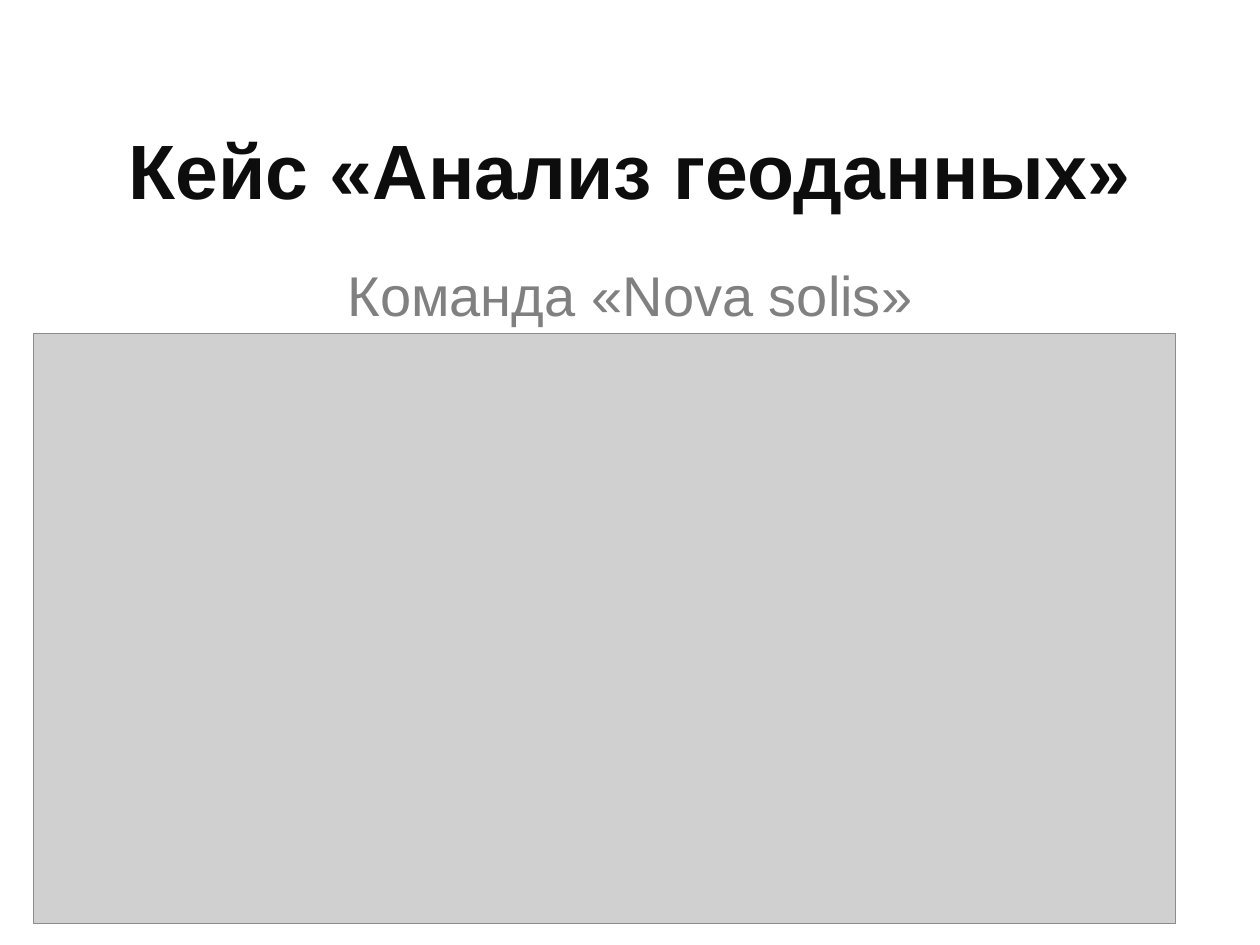
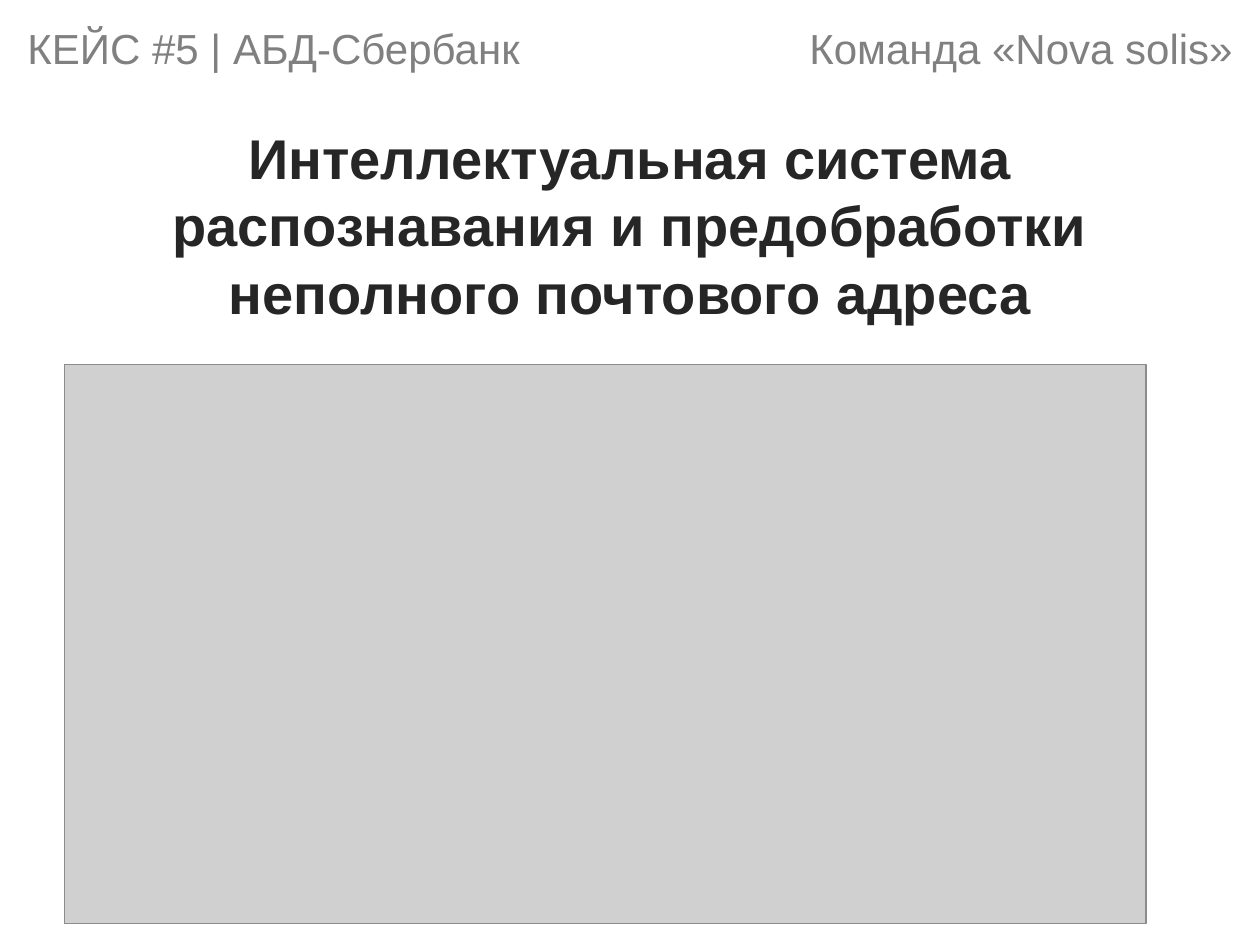
Before and after one commit to novaesolis/address-normalizer, a slide deck: slide 1 of presentation/Nova solis.pptx. Drawn at 1260x945 pixels with LibreOffice and Linux fonts; fonts in the diff are those of the drawing; grey boxes stand for pictures. Boxes give left, top, right and bottom in pixels: in the first picture for what was removed or moved away, otherwise in the second. Text is boxed around its words. In the diff, an @@ line names an element or a change of style, - is before the commit and + after.

```diff
--- a/presentation/Nova solis.pptx
+++ b/presentation/Nova solis.pptx
@@ subtitle "Команда «Nova solis»": place and size @@
-subtitle "Команда «Nova solis»" at box(347, 275, 913, 327)
+subtitle "Команда «Nova solis»" at box(809, 33, 1232, 72)
@@ subtitle "Команда «Nova solis»" at box(809, 33, 1232, 72): size 32 to 24 pt; alignment centre to right; less space between paragraphs @@
@@ text added at box(27, 30, 520, 72), 24 pt, text #808080 @@
+КЕЙС #5 | АБД-Сбербанк
@@ title at box(172, 140, 1086, 324): text changed; size 44 to 32 pt; text colour #0D0D0D to #262626 @@
-Кейс «Анализ геоданных»
+Интеллектуальная система распознавания и предобработки неполного почтового адреса
@@ picture: place and size @@
-picture at box(34, 334, 1176, 924)
+picture at box(64, 364, 1145, 924)
```
Also in this commit, not shown: 2 other slides changed, 3 slides added, 3 slides removed.
